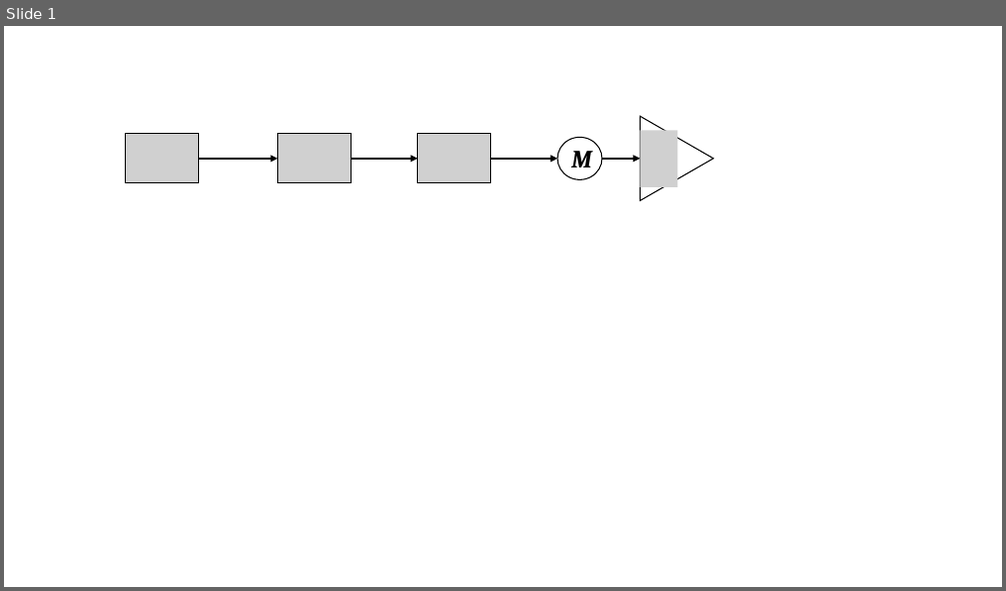
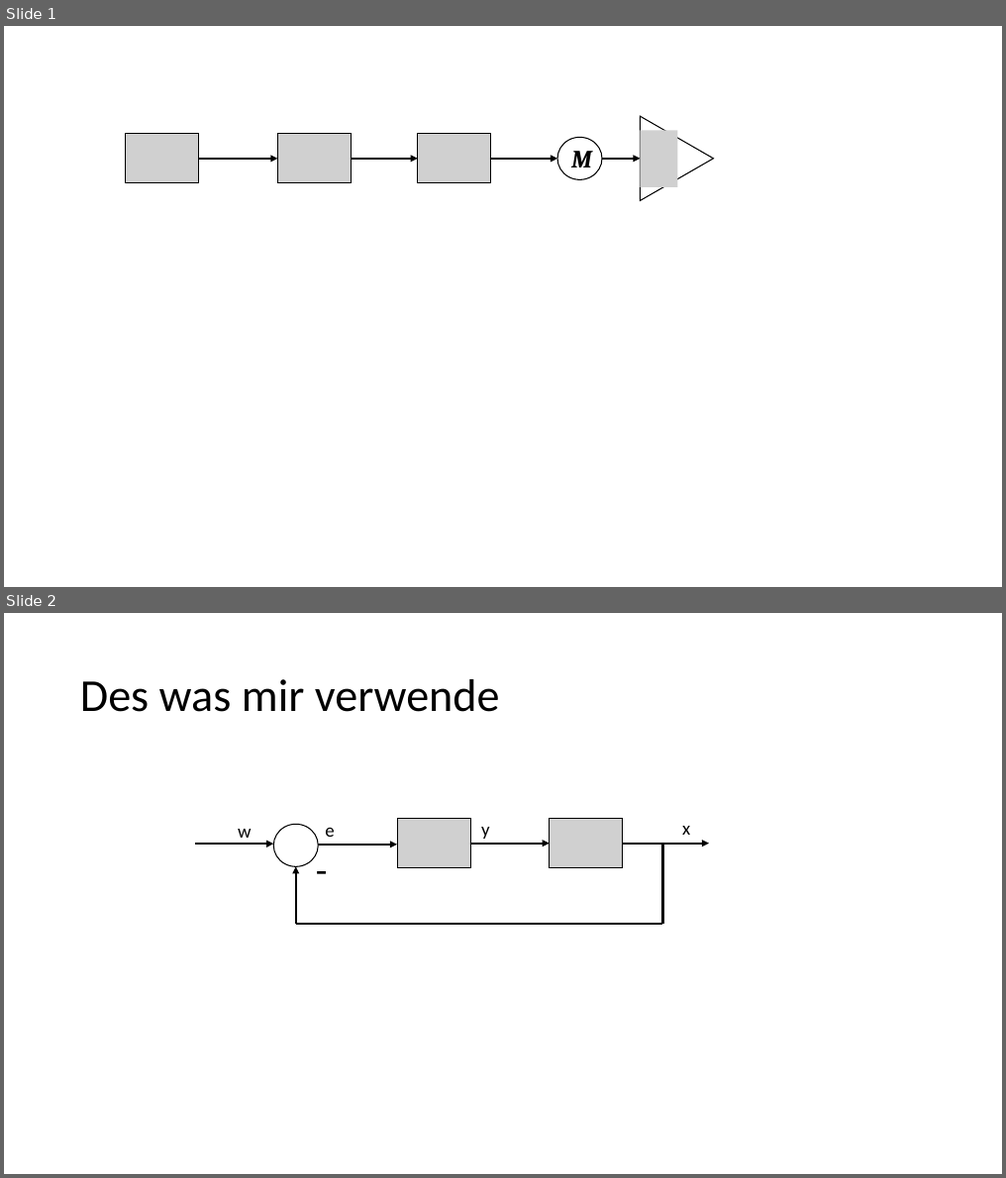
Before and after one commit to banltja/balanceboy, a slide deck: doku/externalFiles/regelkreis.pptx. Shown one above the other, each under a label of ours: slide 1 before the commit, slides 1 and 2 after it. The pictures are 1006x591 and 1006x1178 pixels, drawn with LibreOffice and Linux fonts; fonts in the diff are those of the drawing; grey boxes stand for pictures; background and template pictures are left out. Boxes give left, top, right and bottom in pixels: in the first picture for what was removed or moved away, otherwise in the second. Text is boxed around its words. In the diff, an @@ line names an element or a change of style, - is before the commit and + after.

```diff
--- a/doku/externalFiles/regelkreis.pptx
+++ b/doku/externalFiles/regelkreis.pptx
@@ slide 2 added at box(4, 613, 1002, 1174), background #FFFFFF @@
@@ title added at box(80, 679, 500, 712), 44 pt, text #000000 @@
+Des was mir verwende
@@ picture added at box(397, 819, 470, 868) @@
@@ picture added at box(549, 819, 623, 868) @@
@@ arrow added from (195, 845) to (273, 845), #000000 2.25 pt @@
@@ text added at box(238, 829, 251, 838), 18 pt, text #000000 @@
+w
@@ ellipse added at box(273, 824, 318, 866), outline #000000 1 pt @@
@@ text added at box(309, 842, 336, 895), 36 pt, text #000000 @@
+-
@@ arrow added from (319, 845) to (397, 845), #000000 2.25 pt @@
@@ text added at box(325, 828, 334, 837), 18 pt, text #000000 @@
+e
@@ arrow added from (470, 844) to (549, 844), #000000 2.25 pt @@
@@ text added at box(481, 827, 490, 839), 18 pt, text #000000 @@
+y
@@ arrow added from (623, 844) to (709, 844), #000000 2.25 pt @@
@@ line added from (662, 924) to (662, 842), #000000 2.25 pt @@
@@ text added at box(682, 826, 690, 835), 18 pt, text #000000 @@
+x
@@ arrow added from (296, 924) to (296, 866), #000000 2.25 pt @@
@@ line added from (296, 924) to (662, 924), #000000 2.25 pt @@
```
Also in this commit, not shown: 1 other file.
